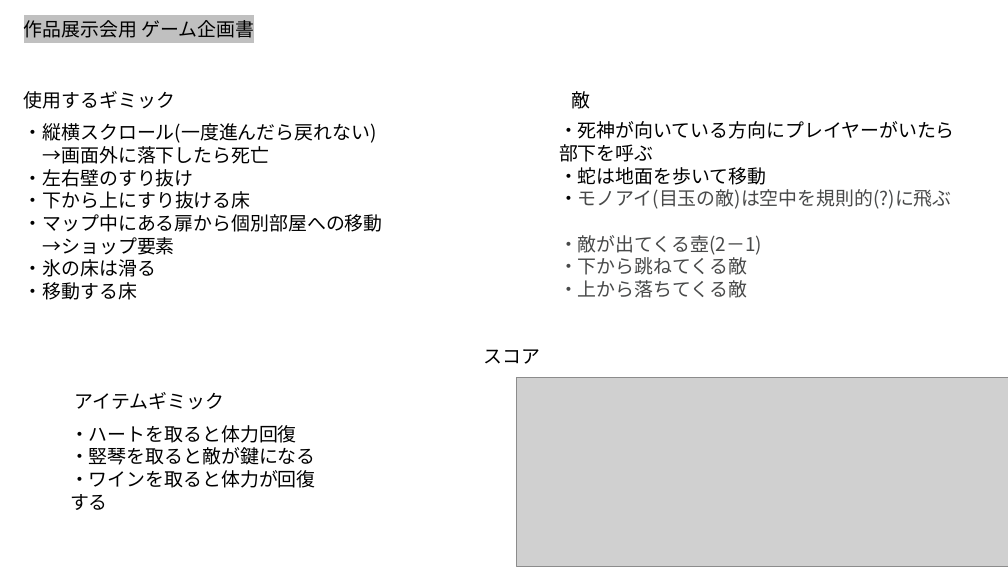
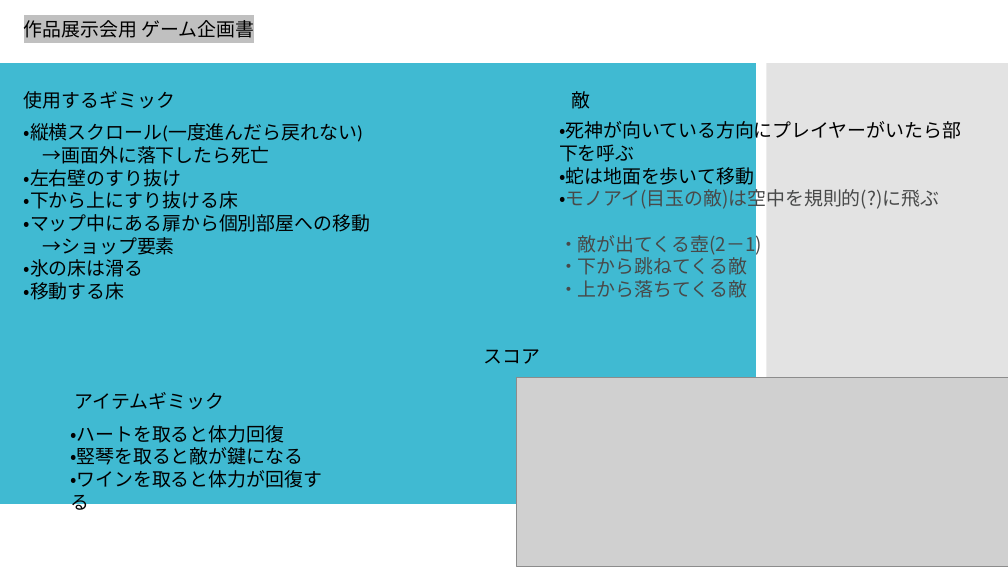
Before and after one commit to kakisawa/PalutenaGame, a slide deck: slide 4 of PalutenaGame/作品展示会用.pptx (slide 2 before the commit). Drawn at 1008x567 pixels with LibreOffice and Linux fonts; fonts in the diff are those of the drawing; grey boxes stand for pictures. Boxes give left, top, right and bottom in pixels: in the first picture for what was removed or moved away, otherwise in the second. Text is boxed around its words. In the diff, an @@ line names an element or a change of style, - is before the commit and + after.

```diff
--- a/PalutenaGame/作品展示会用.pptx
+++ b/PalutenaGame/作品展示会用.pptx
@@ rectangle added at bbox=[0, 63, 756, 504], fill #40BAD2 @@
@@ rectangle added at bbox=[767, 63, 1008, 504], fill #C8C8C8 at 50% opacity @@
@@ text at bbox=[559, 118, 961, 211]: font Noto Sans CJK JP to Calibri in "・死神が向いている方向にプレイヤーがいたら部下を呼ぶ", "・蛇は地面を歩いて移動", "・モノアイ(目玉の敵)は空中を規則的(?)に飛ぶ" @@
@@ font Noto Sans CJK JP to Calibri in 6 elements at bbox=[24, 91, 175, 109], bbox=[24, 123, 371, 300], bbox=[571, 91, 590, 109], bbox=[75, 392, 224, 409], bbox=[70, 425, 322, 514], bbox=[484, 349, 541, 364] @@
```
Also in this commit, not shown: 5 other slides changed, 4 slides added, 1 other file.
